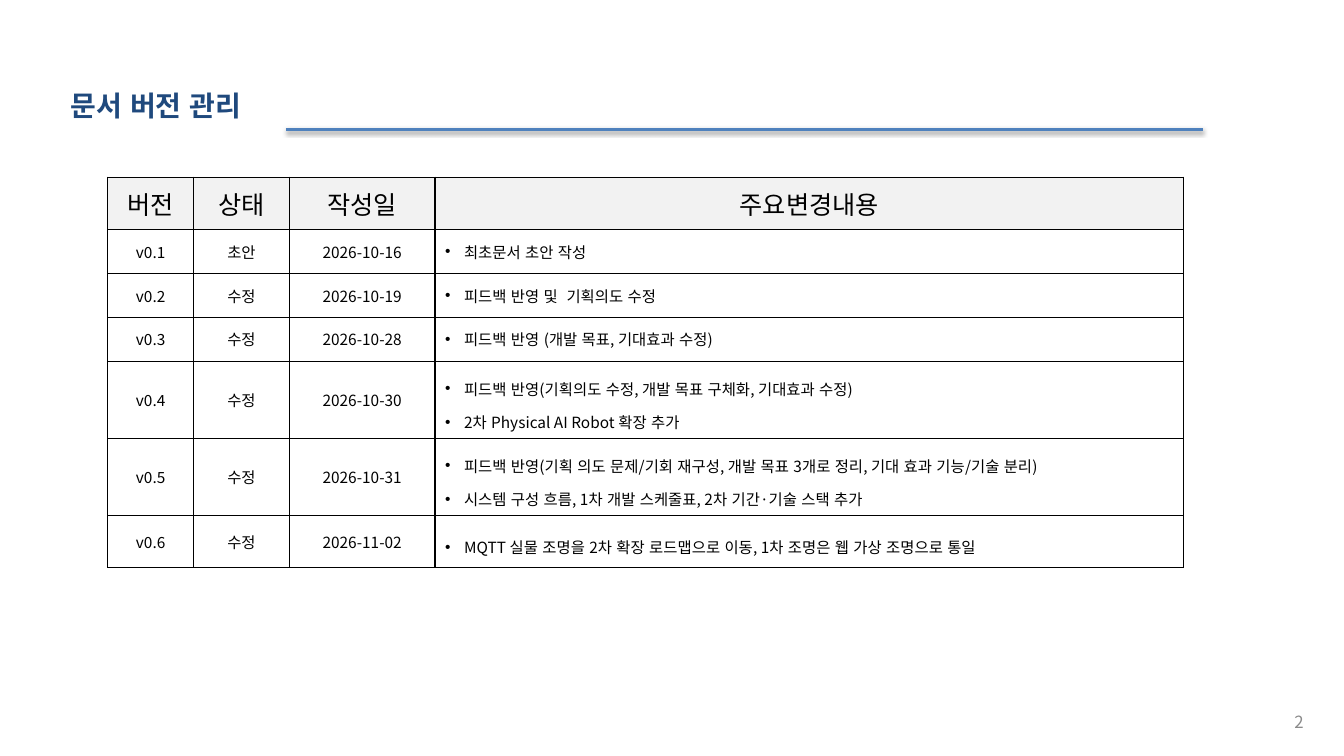
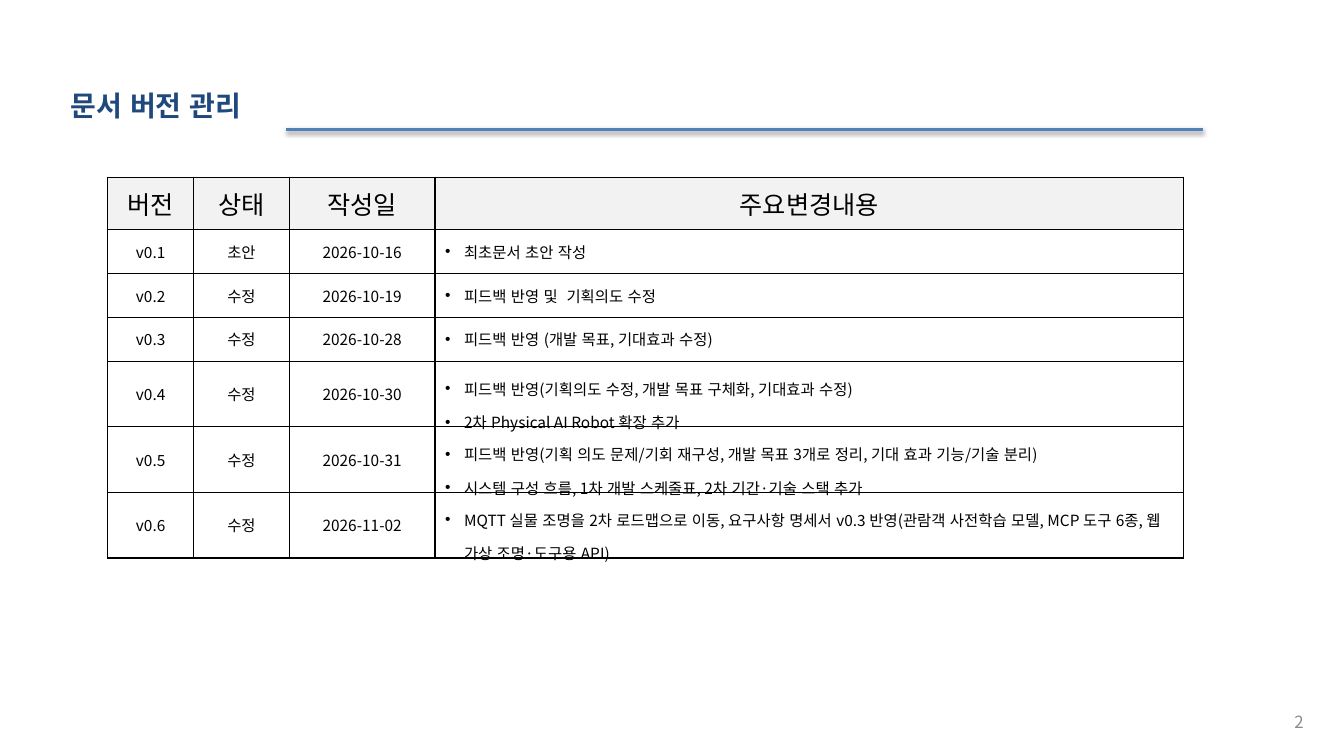
Before and after one commit to selkis4u/smart-museum-aiagent, a slide deck: slide 2 of docs/requirements/3조_스마트박물관_AI_Agent_기획서_v0.6.pptx. Drawn at 1344x756 pixels with LibreOffice and Linux fonts; fonts in the diff are those of the drawing. Boxes give left, top, right and bottom in pixels: in the first picture for what was removed or moved away, otherwise in the second. Text is boxed around its words. In the diff, an @@ line names an element or a change of style, - is before the commit and + after.

```diff
--- a/docs/requirements/3조_스마트박물관_AI_Agent_기획서_v0.6.pptx
+++ b/docs/requirements/3조_스마트박물관_AI_Agent_기획서_v0.6.pptx
@@ table at (108,177,1185,566) @@
-row 7, column 4: MQTT 실물 조명을 2차 확장 로드맵으로 이동, 1차 조명은 웹 가상 조명으로 통일
+row 7, column 4: MQTT 실물 조명을 2차 로드맵으로 이동, 요구사항 명세서 v0.3 반영(관람객 사전학습 모델, MCP 도구 6종, 웹 가상 조명·도구용 API)
```
Also in this commit, not shown: 5 other slides changed, 4 other files.
